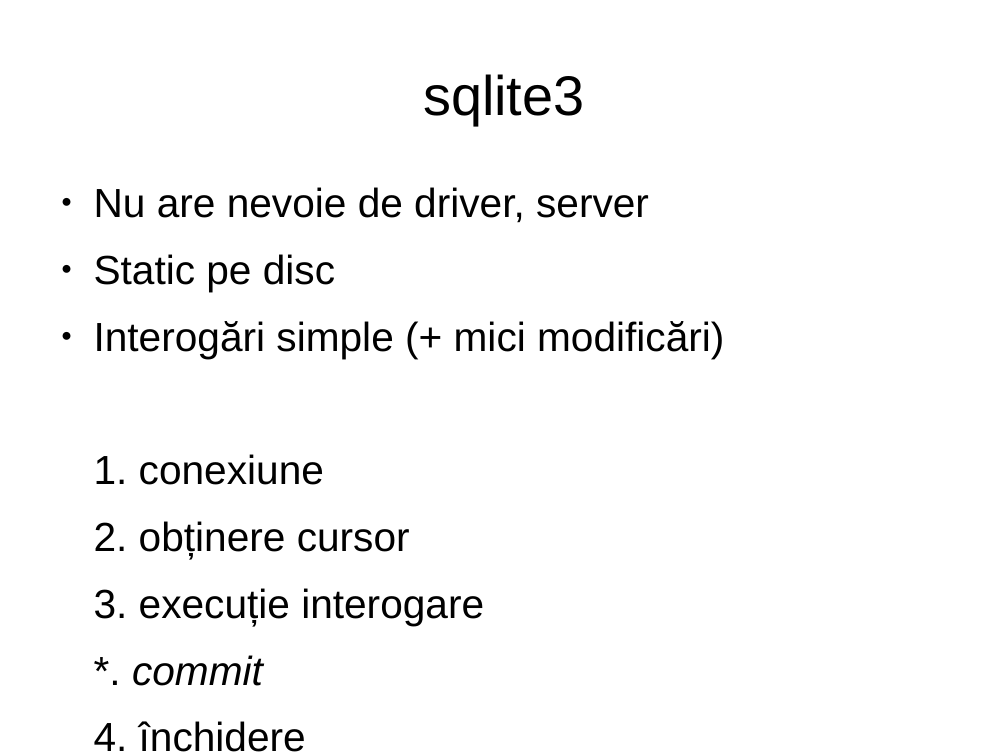
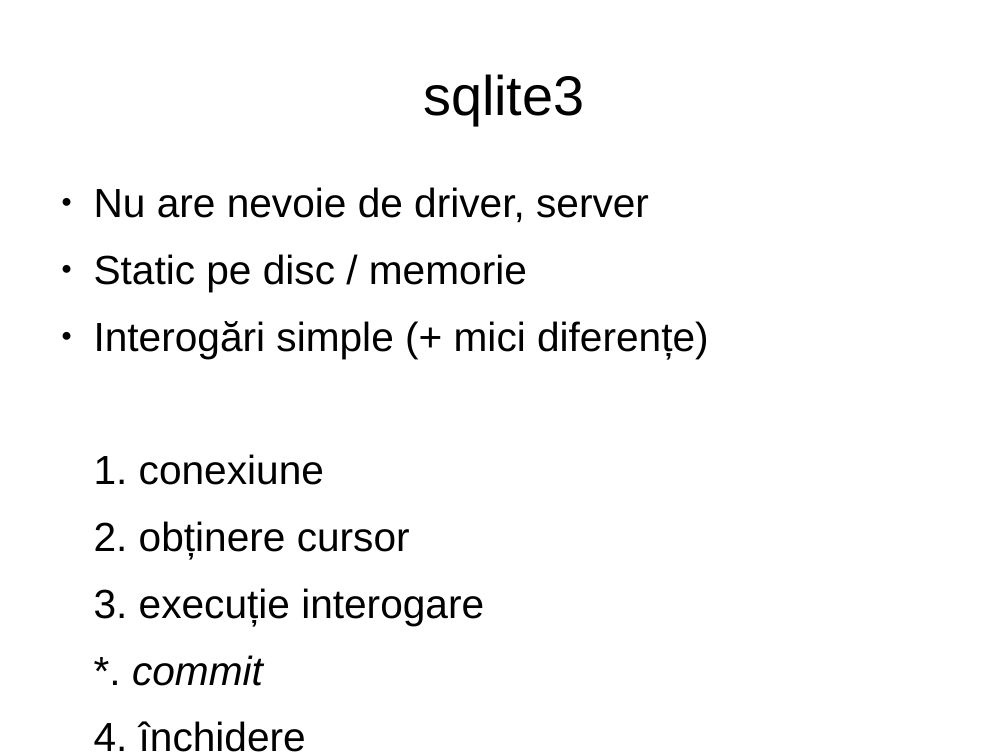
Before and after one commit to RoPython/ropython-presentations, a slide deck: slide 3 of cmiN/1/orm.odp. Drawn at 1008x756 pixels with LibreOffice and Linux fonts; fonts in the diff are those of the drawing. Boxes give left, top, right and bottom in pixels: in the first picture for what was removed or moved away, otherwise in the second. Text is boxed around its words. In the diff, an @@ line names an element or a change of style, - is before the commit and + after.

```diff
--- a/cmiN/1/orm.odp
+++ b/cmiN/1/orm.odp
@@ text at bbox=[94, 254, 709, 358]: text changed @@
-● Static pe disc
-● Interogări simple (+ mici modificări)
+● Static pe disc / memorie
+● Interogări simple (+ mici diferențe)
```
Also in this commit, not shown: 1 other slide changed, 1 other file.
